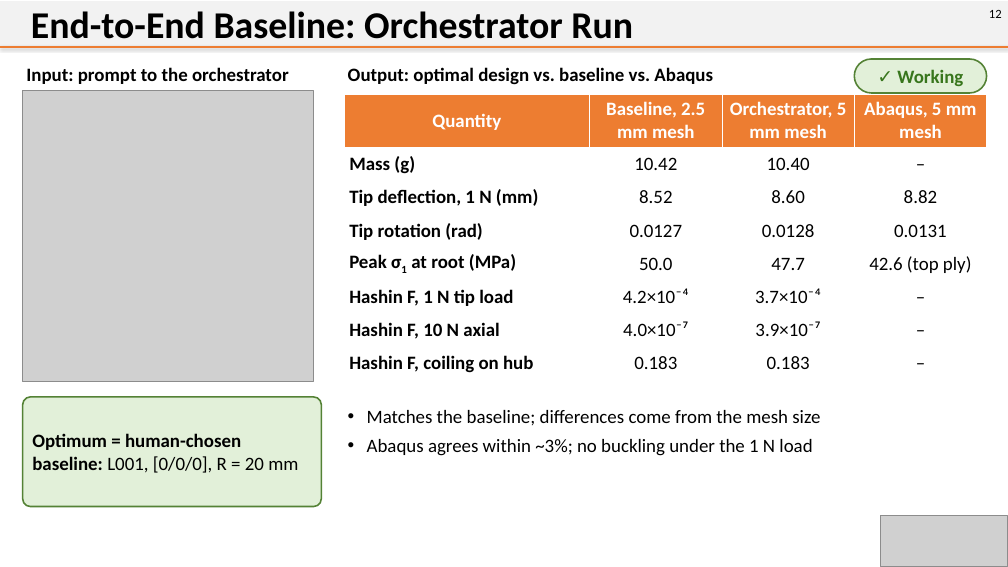
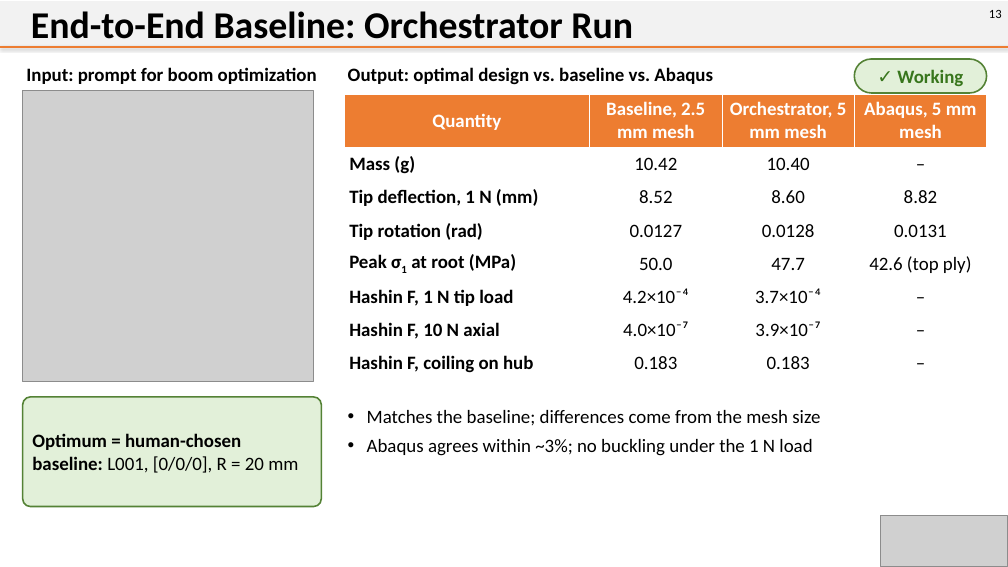
Before and after one commit to citgitfr/BenazzoVenkatadri_ThinShellSims, a slide deck: slide 13 of Lab Report 3/Lab Report 3 Demonstration of Agent System.pptx (slide 12 before the commit). Drawn at 1008x567 pixels with LibreOffice and Linux fonts; fonts in the diff are those of the drawing; grey boxes stand for pictures. Boxes give left, top, right and bottom in pixels: in the first picture for what was removed or moved away, otherwise in the second. Text is boxed around its words. In the diff, an @@ line names an element or a change of style, - is before the commit and + after.

```diff
--- a/Lab Report 3/Lab Report 3 Demonstration of Agent System.pptx
+++ b/Lab Report 3/Lab Report 3 Demonstration of Agent System.pptx
@@ text at [989, 10, 1002, 18]: text changed @@
-12
+13
@@ text at [26, 67, 317, 84]: text changed @@
-Input: prompt to the orchestrator
+Input: prompt for boom optimization
```
Also in this commit, not shown: 12 other slides changed, 1 slide added, 9 other files.
